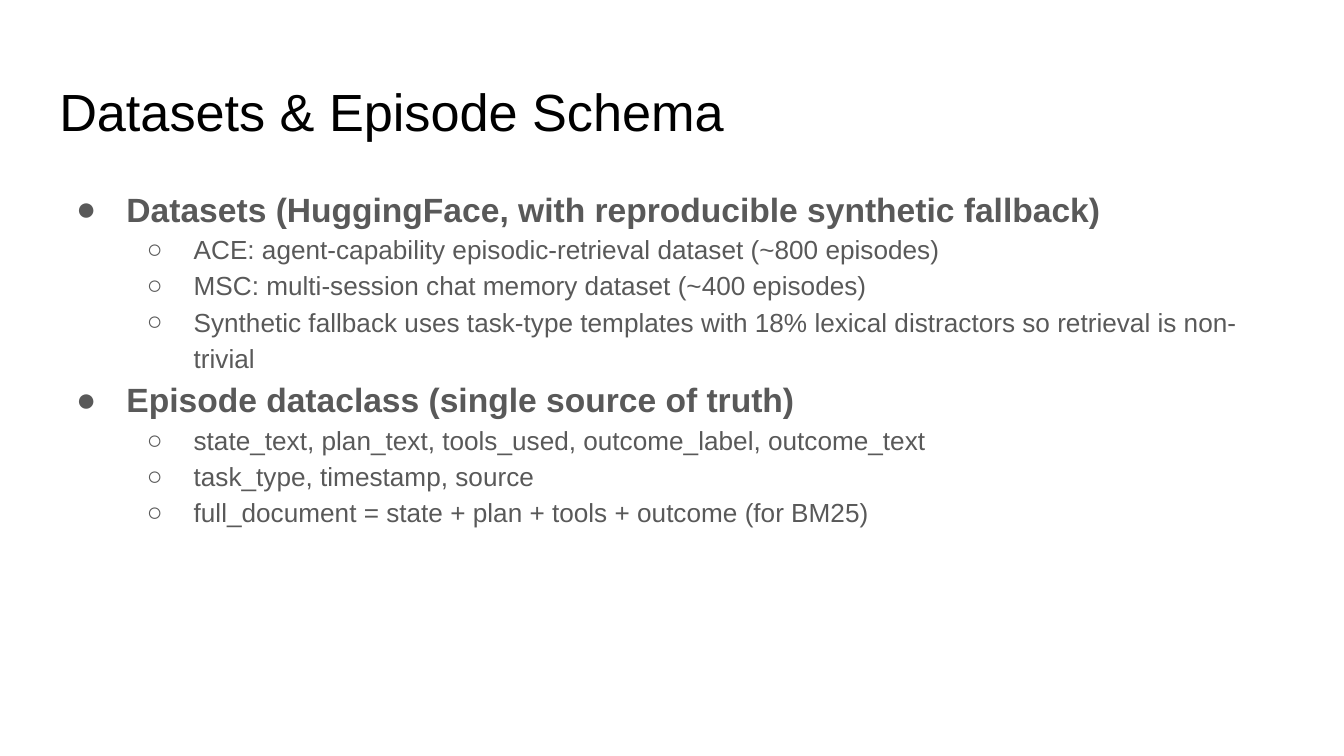
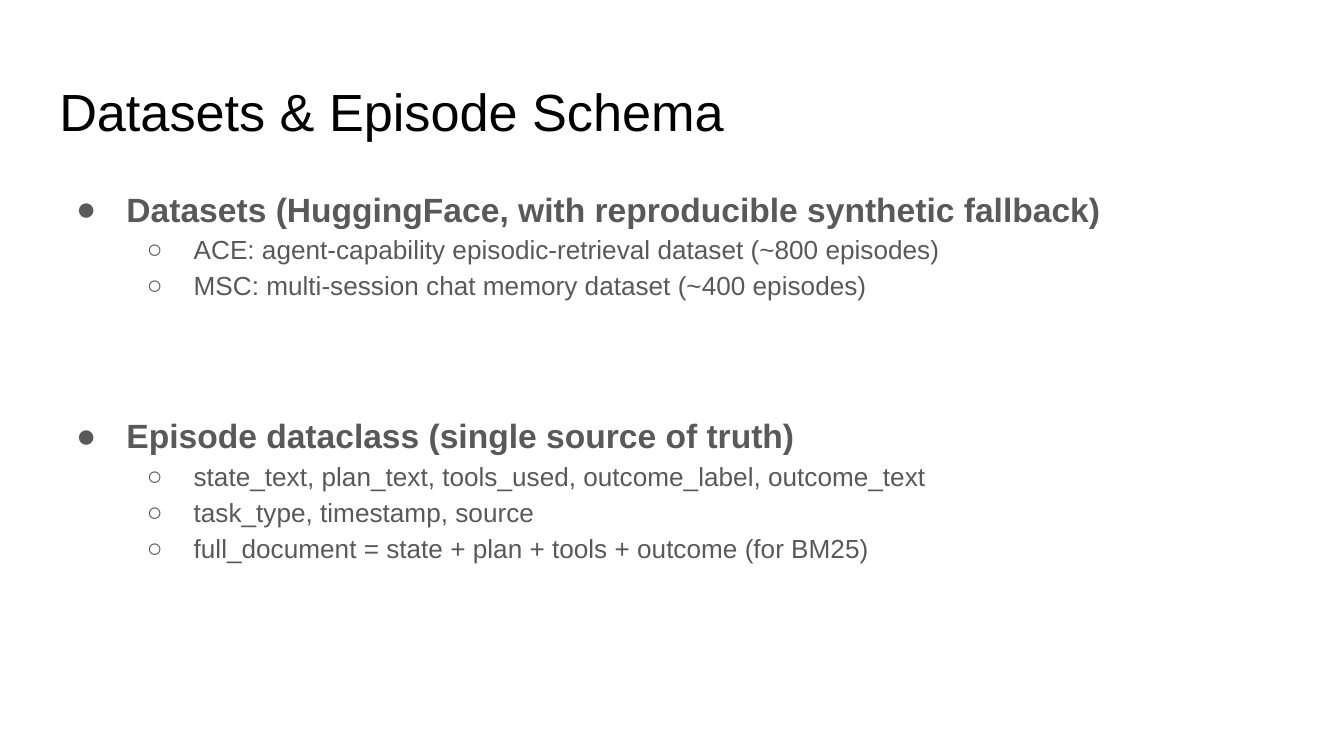
Before and after one commit to akhil-1205/ir-assignment-2, a slide deck: slide 5 of presentation.pptx. Drawn at 1344x756 pixels with LibreOffice and Linux fonts; fonts in the diff are those of the drawing. Boxes give left, top, right and bottom in pixels: in the first picture for what was removed or moved away, otherwise in the second. Text is boxed around its words. In the diff, an @@ line names an element or a change of style, - is before the commit and + after.

```diff
--- a/presentation.pptx
+++ b/presentation.pptx
@@ text at <box>194,313,1236,368</box>: paragraph removed @@
-  ○ Synthetic fallback uses task-type templates with 18% lexical distractors so retrieval is non-trivial
```
Also in this commit, not shown: 3 other slides changed, 2 slides removed.
